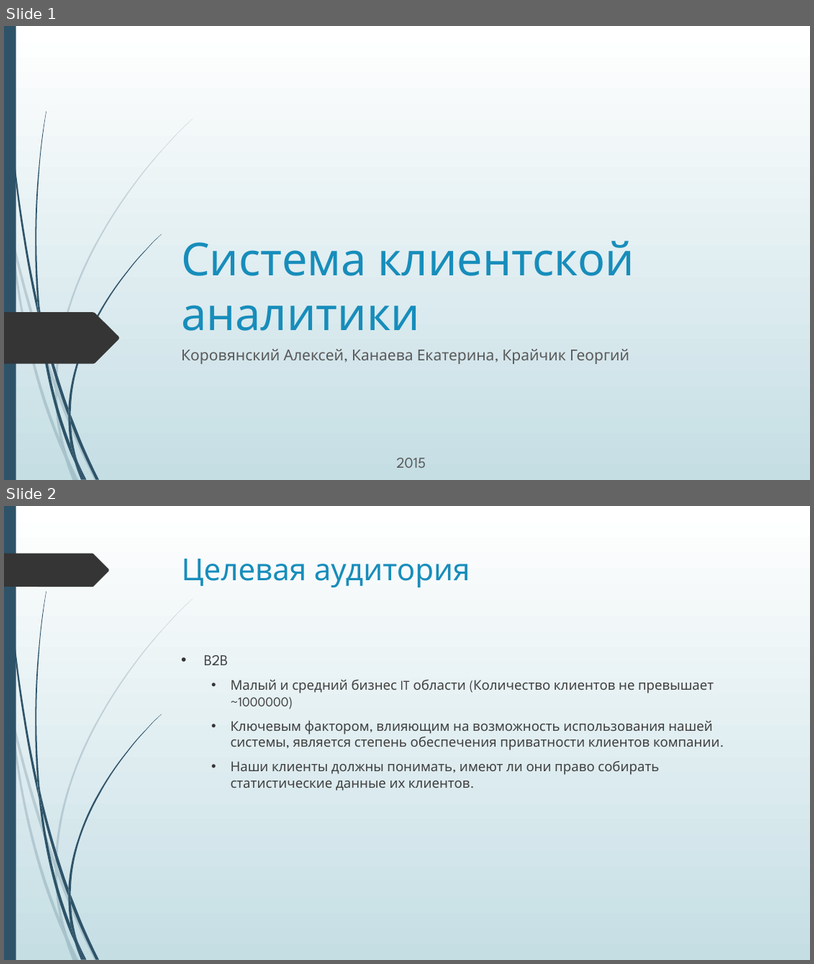
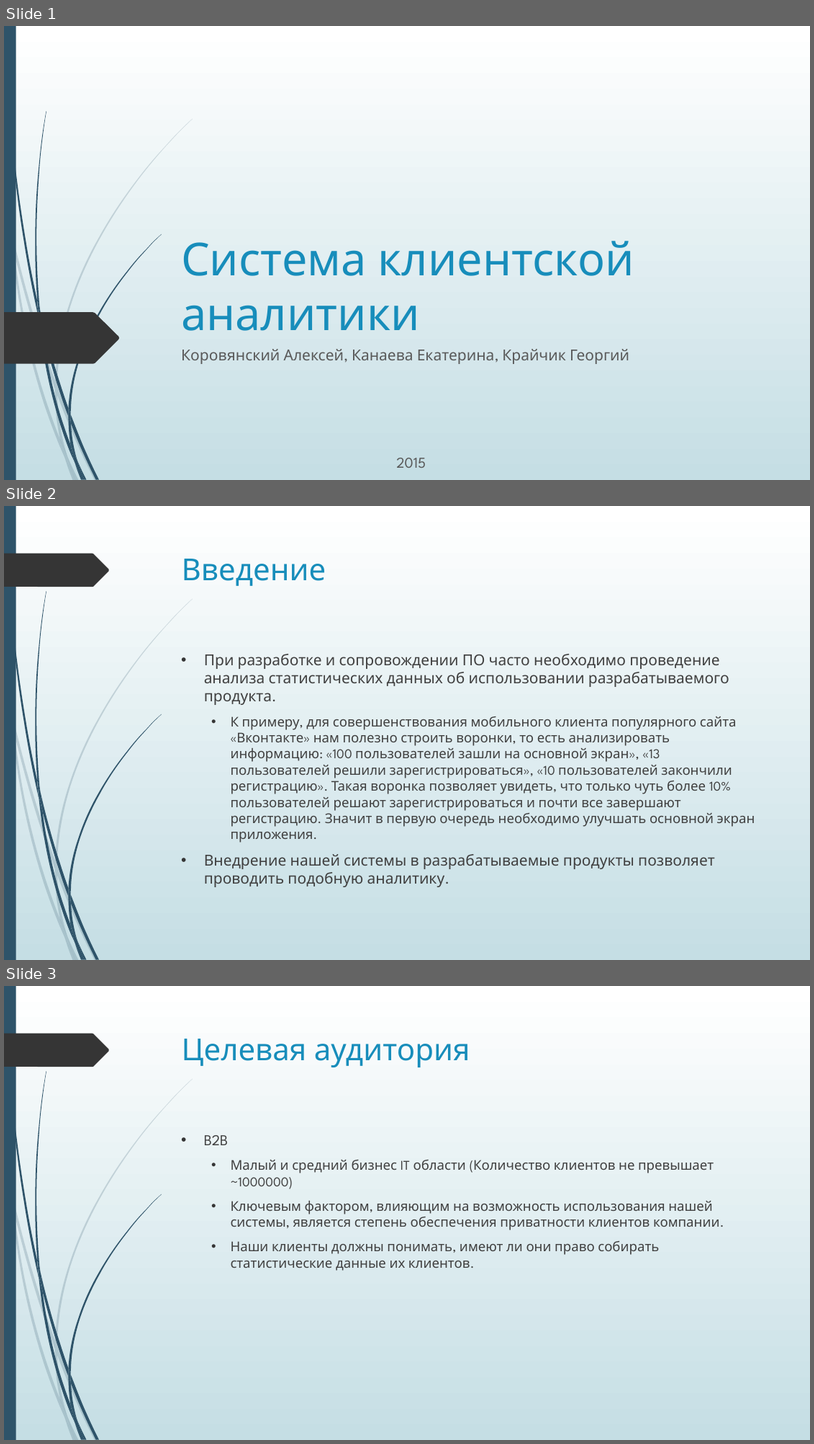
Before and after one commit to AlexanderLutsenko/is-2015-4g-2s, a slide deck: TopTeam-Kor-Kan-Kra/AnalyticalFramework.pptx. Shown one above the other, each under a label of ours: slides 1 and 2 before the commit, slides 1, 2 and 3 after it. The pictures are 814x964 and 814x1444 pixels, drawn with LibreOffice and Linux fonts; fonts in the diff are those of the drawing. Boxes give left, top, right and bottom in pixels: in the first picture for what was removed or moved away, otherwise in the second. Text is boxed around its words. In the diff, an @@ line names an element or a change of style, - is before the commit and + after.

```diff
--- a/TopTeam-Kor-Kan-Kra/AnalyticalFramework.pptx
+++ b/TopTeam-Kor-Kan-Kra/AnalyticalFramework.pptx
@@ slide 2 added at bbox=[4, 506, 810, 960], background gradient #FFFFFF to #C5DEE5; not listed: 24 template elements that a slide beside it also shows @@
@@ title added at bbox=[182, 559, 327, 586], 36 pt, text #178DBB @@
+Введение
@@ text added at bbox=[204, 654, 756, 887], 16 pt, text #404040 @@
+• При разработке и сопровождении ПО часто необходимо проведение анализа статистических данных об использовании разрабатываемого продукта.
+  • К примеру, для совершенствования мобильного клиента популярного сайта «Вконтакте» нам полезно строить воронки, то есть анализировать информацию: «100 пользователей зашли на основной экран», «13 пользователей решили зарегистрироваться», «10 пользователей закончили регистрацию». Такая воронка позволяет увидеть, что только чуть более 10% пользователей решают зарегистрироваться и почти все завершают регистрацию. Значит в первую очередь необходимо улучшать основной экран приложения.
+• Внедрение нашей системы в разрабатываемые продукты позволяет проводить подобную аналитику.
@@ what was slide 2 is now slide 3 @@
```
Also in this commit, not shown: 2 slides changed, 2 other files.
